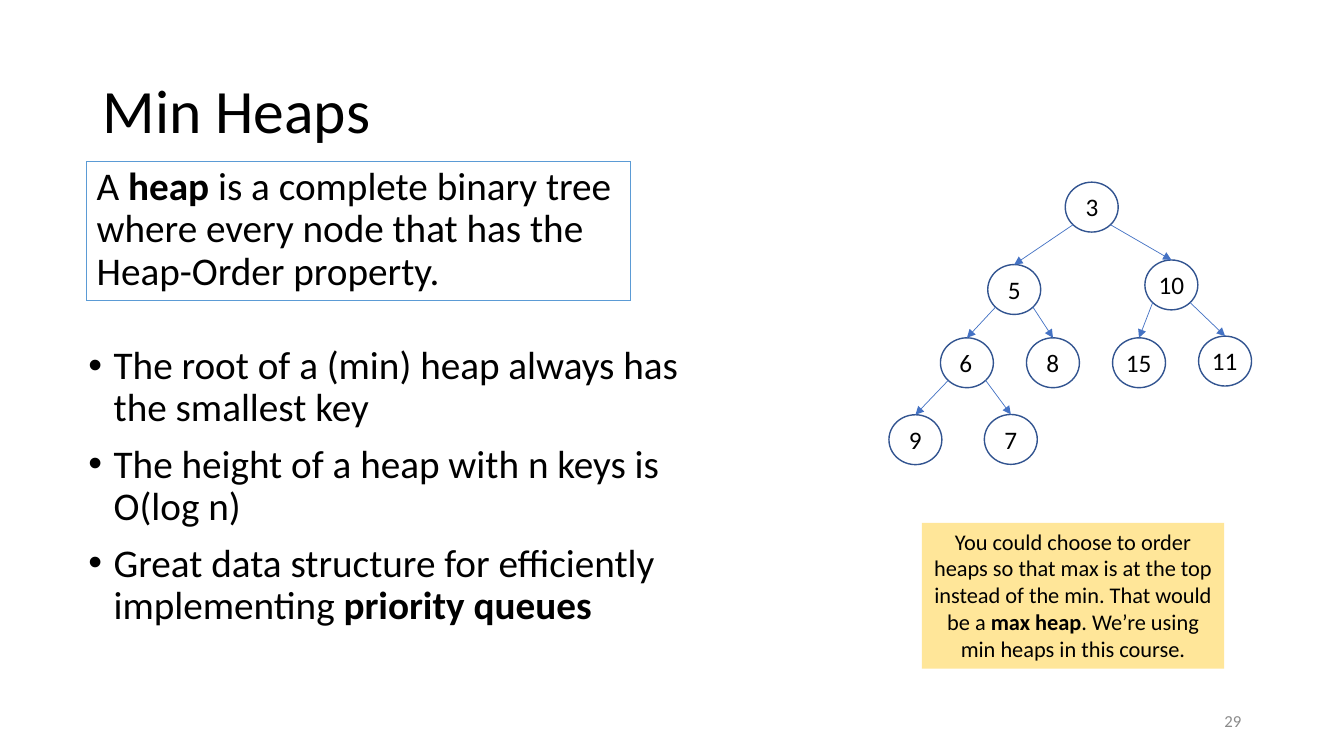
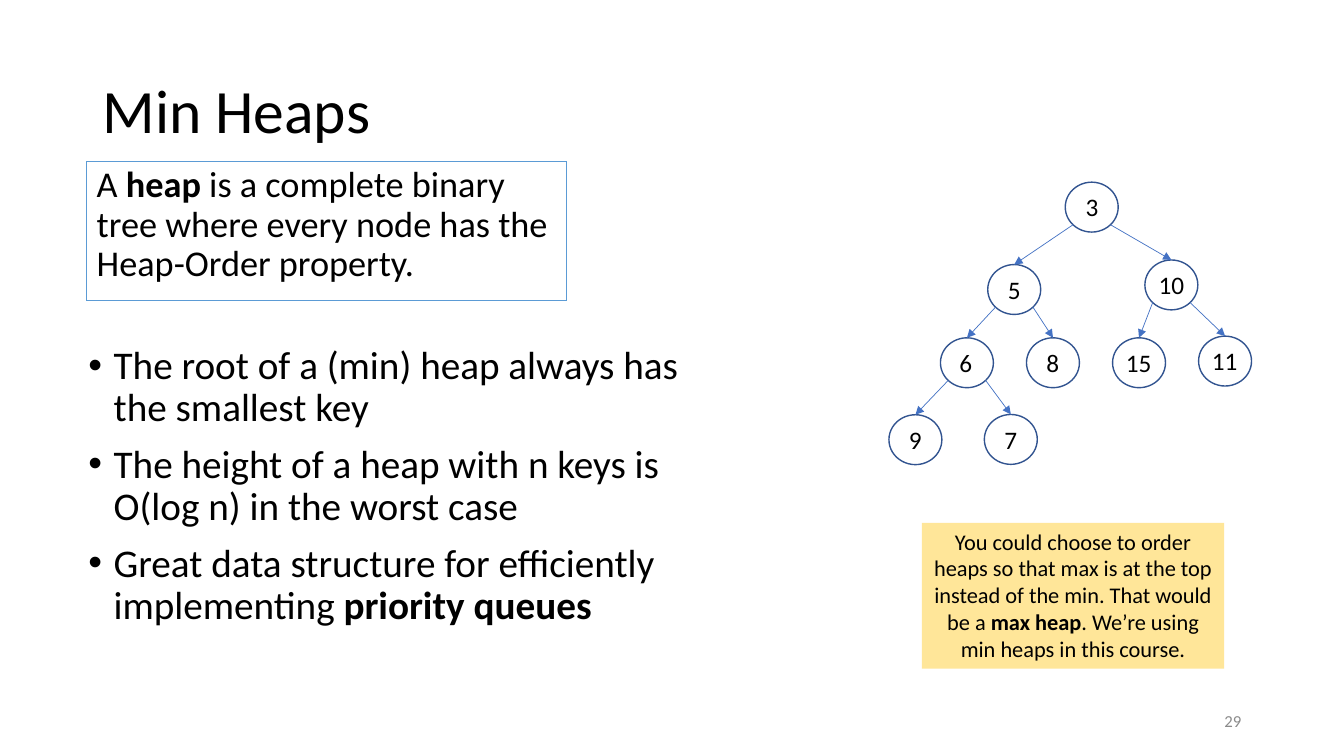
Before and after one commit to tjd1234/cmpt225fall2023, a slide deck: slide 29 of lecture_notes/week7/week7_priority_queues.pptx. Drawn at 1344x756 pixels with LibreOffice and Linux fonts; fonts in the diff are those of the drawing. Boxes give left, top, right and bottom in pixels: in the first picture for what was removed or moved away, otherwise in the second. Text is boxed around its words. In the diff, an @@ line names an element or a change of style, - is before the commit and + after.

```diff
--- a/lecture_notes/week7/week7_priority_queues.pptx
+++ b/lecture_notes/week7/week7_priority_queues.pptx
@@ rectangle "A heap is a complete ...": place and size @@
-rectangle "A heap is a complete ..." at (87,161,630,300)
+rectangle "A heap is a complete ..." at (87,161,567,300)
@@ text in rectangle at (97,171,547,282): text changed; size 28 to 25.9 pt @@
-A heap is a complete binary tree where every node that has the
-Heap-Order property.
+A heap is a complete binary tree where every node has the
+Heap-Order property.
@@ text at (114,450,659,527): text changed @@
-• The height of a heap with n keys is O(log n)
+• The height of a heap with n keys is O(log n) in the worst case
```
Also in this commit, not shown: 10 other slides changed, 2 other files.
